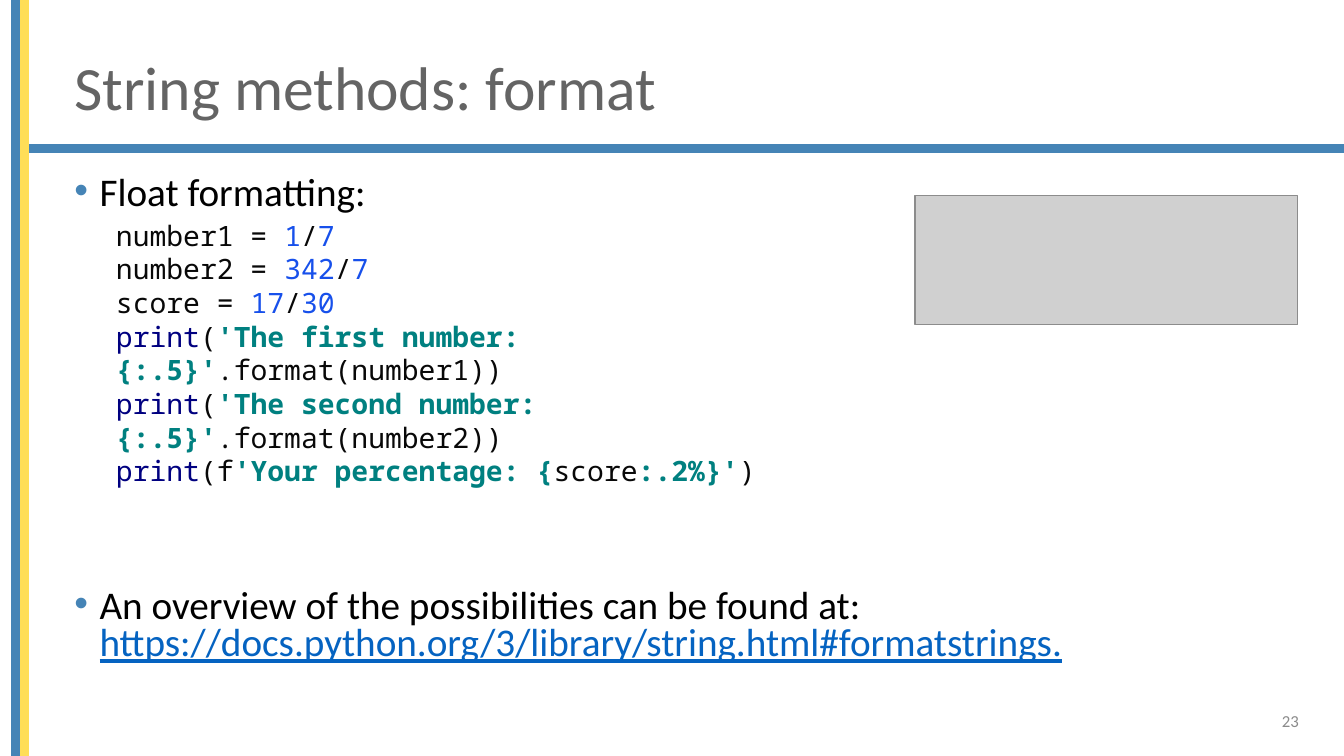
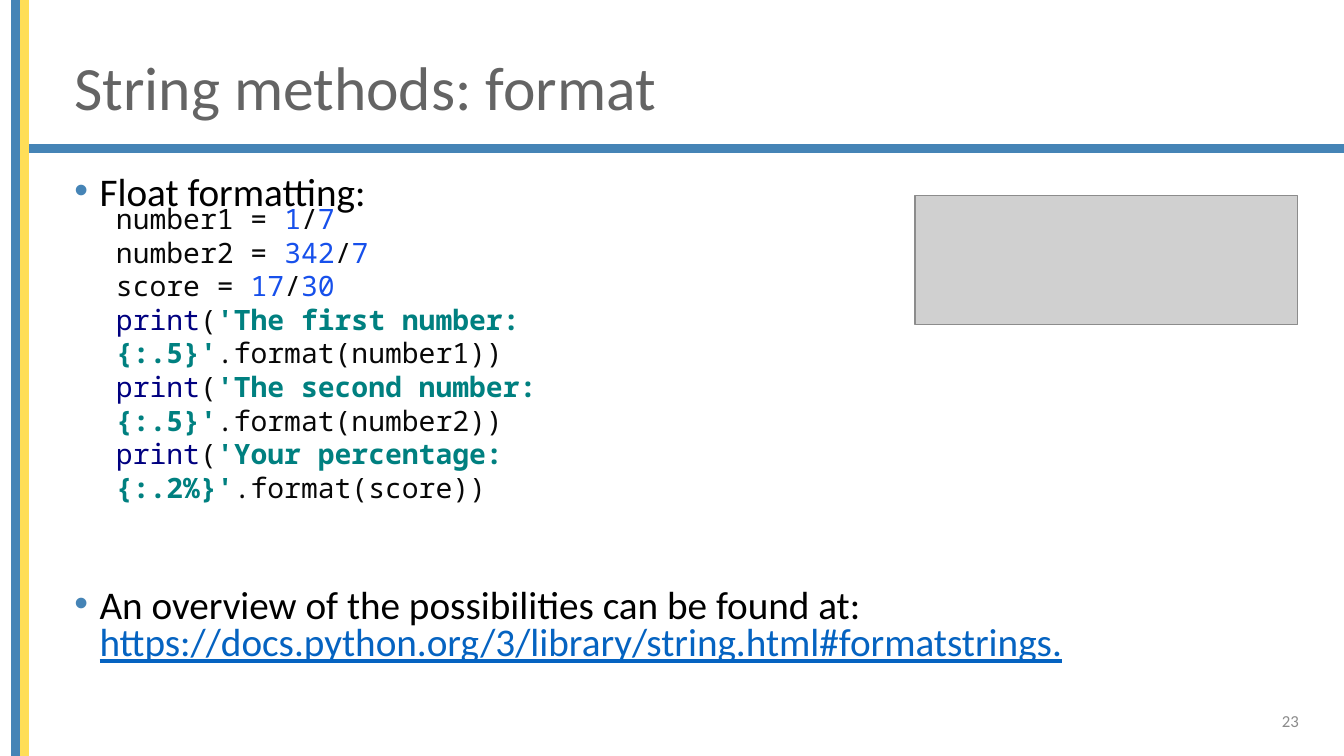
Before and after one commit to brentpulmansTM/Beobank-October-2022, a slide deck: slide 23 of Basic_python/4 Strings.pptx. Drawn at 1344x756 pixels with LibreOffice and Linux fonts; fonts in the diff are those of the drawing; grey boxes stand for pictures; background and template pictures are left out. Boxes give left, top, right and bottom in pixels: in the first picture for what was removed or moved away, otherwise in the second. Text is boxed around its words. In the diff, an @@ line names an element or a change of style, - is before the commit and + after.

```diff
--- a/Basic_python/4 Strings.pptx
+++ b/Basic_python/4 Strings.pptx
@@ text at bbox=[116, 203, 537, 503]: text changed @@
-number1 = 1/7
-number2 = 342/7
-score = 17/30
-print('The first number: {:.5}'.format(number1))
-print('The second number: {:.5}'.format(number2))
-print(f'Your percentage: {score:.2%}')
+number1 = 1/7
+number2 = 342/7
+score = 17/30
+print('The first number: {:.5}'.format(number1))
+print('The second number: {:.5}'.format(number2))
+print('Your percentage: {:.2%}'.format(score))
```
Also in this commit, not shown: 3 other files.
